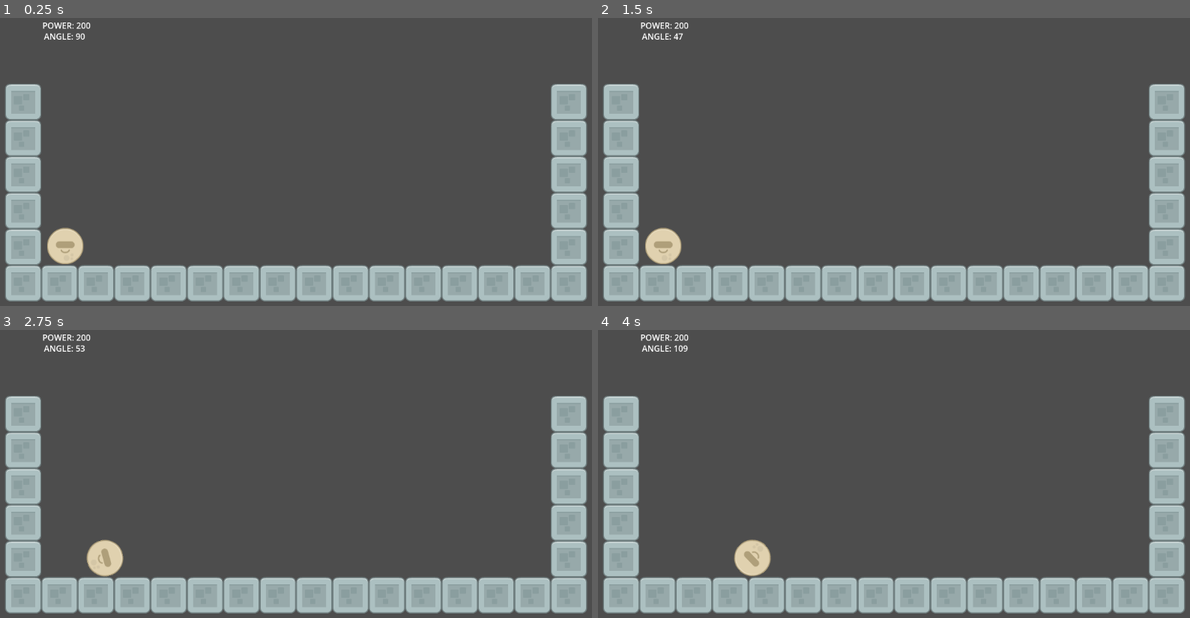
Above: before the commit, frames 1-4 (two rows, left to right).
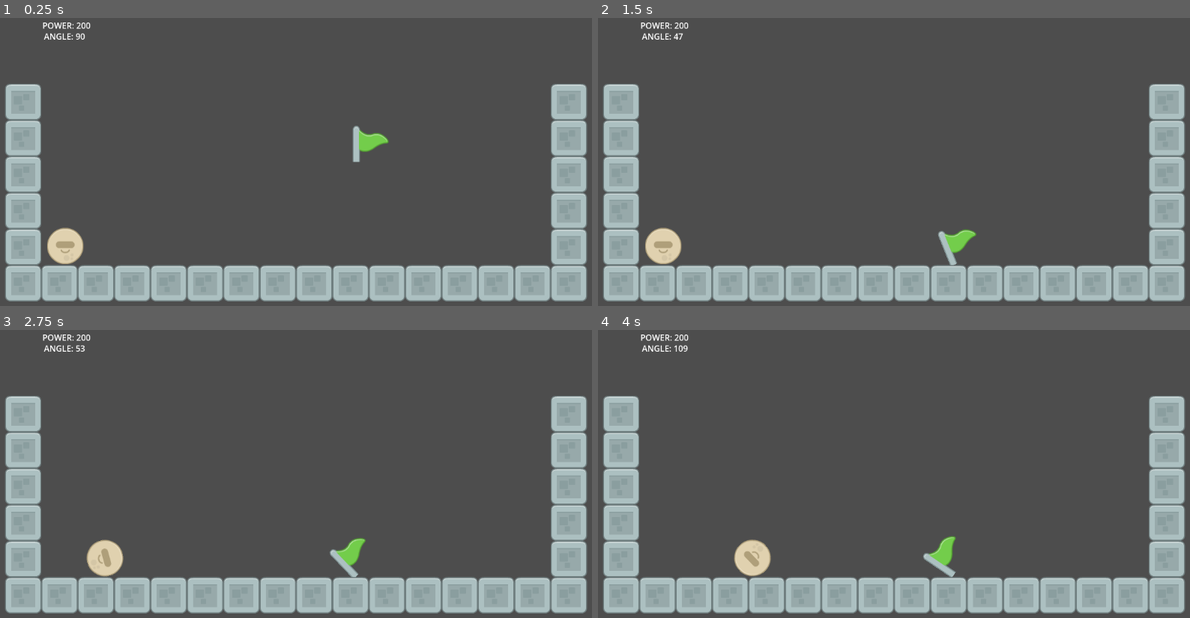
Above: after the commit, the same moments.

Repository: bsu-cs315/E1-evan.kiser
Game: Godot game, scene res://src/World.tscn
Two runs of this game, one before a commit and one after it. Both use one fixed random seed, a clock stepped at 60 frames per second and the inputs below.
Inputs:
- Up to frame 1 (0.25 s): no input
- Up to frame 2 (1.5 s): hold Up (angle_up) from 0.53 s (still down); tap Left (decrease_power) at 0.6 s; tap Right (increase_power) at 1.35 s
- Up to frame 3 (2.75 s): release Up (angle_up) at 2.03 s; hold Down (angle_down) from 2.03 s (still down); tap Space (launch) at 2.1 s
- Up to frame 4 (4 s): keep holding Down (angle_down); tap Left (decrease_power) at 2.85 s; tap Right (increase_power) at 3.6 s

The runs differ from the first frame. In frame 1, 0.4% of the frame differs, in the area x 59-66%, y 37-51%; in frame 2, 0.4%, in the area x 57-64%, y 73-86%; in frame 3, 0.4%; in frame 4, 0.4%.

Commit message:
Added a Goal object for the player to launch the Ball at

Diff:
--- a/src/World.tscn
+++ b/src/World.tscn
@@ -1,8 +1,9 @@
-[gd_scene load_steps=6 format=3 uid="uid://cybcwo0wdqasp"]
+[gd_scene load_steps=7 format=3 uid="uid://cybcwo0wdqasp"]
 
 [ext_resource type="Script" path="res://src/world.gd" id="1_i2tr3"]
 [ext_resource type="PackedScene" uid="uid://cr8kdualqn08g" path="res://src/ball.tscn" id="1_yg3jb"]
 [ext_resource type="Texture2D" uid="uid://7nehh1t7jf5h" path="res://assets/elementStone011.png" id="2_vld5q"]
+[ext_resource type="PackedScene" uid="uid://bxksofx86bvrw" path="res://src/goal.tscn" id="3_fihi8"]
 
 [sub_resource type="TileSetAtlasSource" id="TileSetAtlasSource_85y6r"]
 texture = ExtResource("2_vld5q")
@@ -37,6 +38,9 @@
 [node name="Ball" parent="." instance=ExtResource("1_yg3jb")]
 position = Vector2(-24, 313)
 
+[node name="Goal" parent="." instance=ExtResource("3_fihi8")]
+position = Vector2(568, 85)
+
 [node name="TileMap" type="TileMap" parent="."]
 tile_set = SubResource("TileSet_wdj6a")
 rendering_quadrant_size = 70
--- /dev/null
+++ b/src/goal.tscn
@@ -0,0 +1,17 @@
+[gd_scene load_steps=3 format=3 uid="uid://bxksofx86bvrw"]
+
+[ext_resource type="Texture2D" uid="uid://ce68jidv1yeb6" path="res://assets/flagGreen.png" id="1_8leh5"]
+
+[sub_resource type="CapsuleShape2D" id="CapsuleShape2D_qf7dr"]
+radius = 41.0
+height = 82.0
+
+[node name="Goal" type="RigidBody2D"]
+
+[node name="CollisionShape2D" type="CollisionShape2D" parent="."]
+position = Vector2(-11, 2)
+shape = SubResource("CapsuleShape2D_qf7dr")
+
+[node name="Sprite2D" type="Sprite2D" parent="."]
+position = Vector2(-4, 3)
+texture = ExtResource("1_8leh5")
Binary file added: assets/flagGreen.png
Not shown, added: assets/flagGreen.png.import
